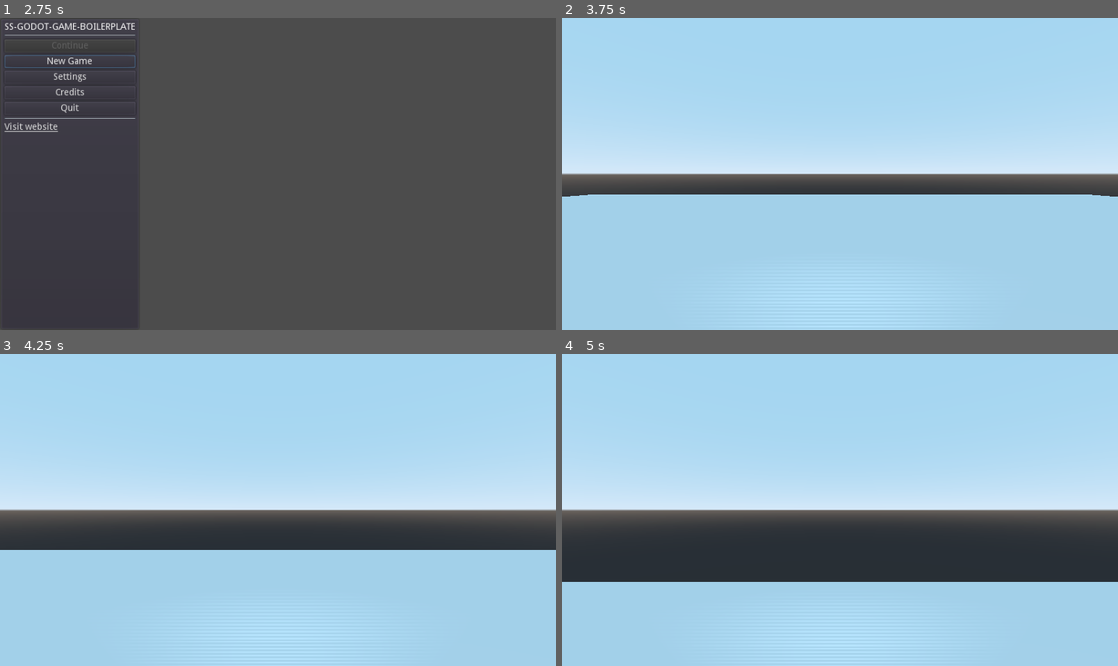
Above: before the commit, frames 1-4 (two rows, left to right).
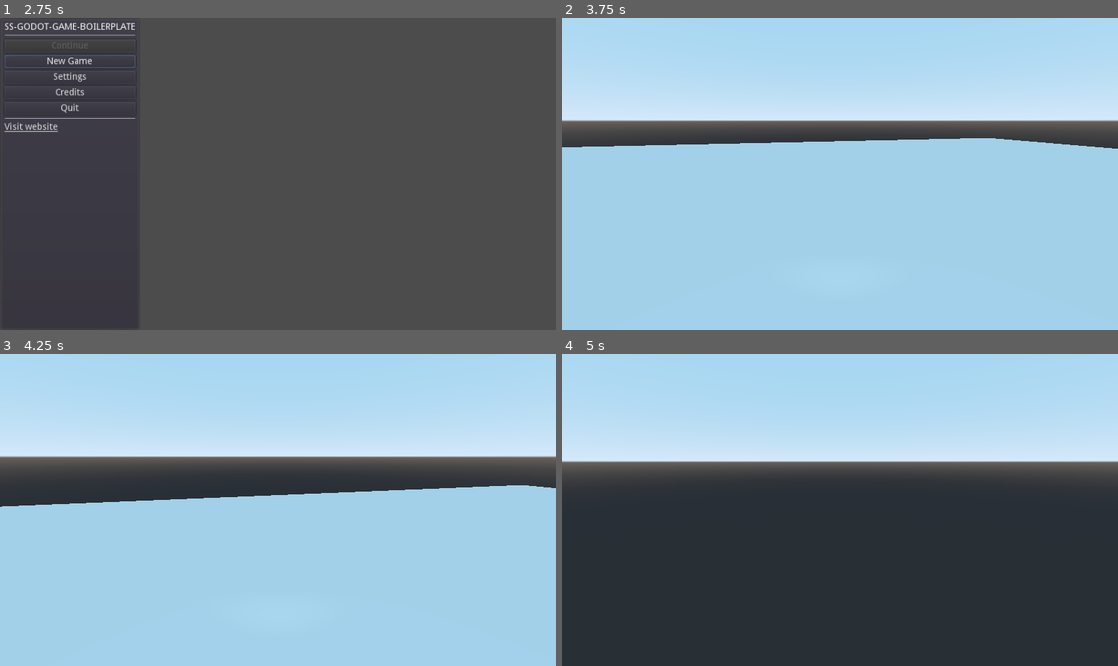
Above: after the commit, the same moments.

Repository: stalematestudio/ss-godot-game-boilerplate
Game: Godot game, scene res://scenes/main.tscn
Same seed, same stepped clock (60 frames per second), same inputs: the game is played once before the commit and once after it.
Inputs (mouse positions are in pixels of both pictures, inside the frame that each line leads up to):
- Up to frame 1 (2.75 s): tap Enter at 0.5, 1.25, 2 s; move the mouse to (400, 158) at 0.52 s; hold D (movement_right) 0.53-1.28 s; click (400, 158) at 0.67 s; move the mouse to (166, 189) at 1.27 s; hold S (movement_backward) 1.28-2.03 s; click (166, 189) at 1.42 s; move the mouse to (333, 105) at 2.02 s; hold D (movement_right) from 2.03 s (still down); click (333, 105) at 2.17 s
- Up to frame 2 (3.75 s): release D (movement_right) at 2.75 s; click "New Game" at 2.75 s; tap Space at 3.5 s; move the mouse to (812, 236) at 3.52 s; hold W (movement_forward) from 3.53 s (still down); click (812, 236) at 3.67 s
- Up to frame 3 (4.25 s): keep holding W (movement_forward)
- Up to frame 4 (5 s): move the mouse to (1006, 556) at 4.27 s; release W (movement_forward) at 4.28 s; hold A (movement_left) from 4.28 s (still down); click (1006, 556) at 4.42 s

Frame 1 is identical in both runs. In frame 2, 29% of the frame differs, in the area x 0-100%, y 26-58%; in frame 3, 36%; in frame 4, 51%, in the area x 0-100%, y 28-100%.

Commit message:
Mouse modes for test scenes

Diff:
--- a/entity/player/Player.tscn
+++ b/entity/player/Player.tscn
@@ -19,10 +19,14 @@
 
 [node name="PlayerLight" type="SpotLight" parent="PlayerHead"]
 transform = Transform( -1, 0, -3.25841e-07, 0, 1, 0, 3.25841e-07, 0, -1, 0, 0, 0 )
+light_bake_mode = 0
 shadow_enabled = true
+spot_range = 3.0
+spot_angle = 30.0
 
 [node name="PlayerRayCast" type="RayCast" parent="PlayerHead"]
 enabled = true
+cast_to = Vector3( 0, 0, 3 )
 collide_with_areas = true
 
 [node name="PlayerStepsAudio3D" type="AudioStreamPlayer3D" parent="."]
--- a/scripts/entity_scripts/Player.gd
+++ b/scripts/entity_scripts/Player.gd
@@ -46,7 +46,7 @@
 
 # Called when the node enters the scene tree for the first time.
 func _ready():
-	pass
+	Input.set_mouse_mode(Input.MOUSE_MODE_CAPTURED)
 
 func _physics_process(delta):
 	process_input(delta)
@@ -81,7 +81,7 @@
 
 	# Walking
 	direction = Vector3()
-	var cam_xfrom = player_head.get_global_transform()
+	var head_x_form = player_head.get_global_transform()
 	var input_movement_vector = Vector2()
 
 	# Movement from kayboard
@@ -113,8 +113,8 @@
 	#
 	input_movement_vector = input_movement_vector.normalized()
 	# Basis vectors are normalized
-	direction += cam_xfrom.basis.z * input_movement_vector.y
-	direction += cam_xfrom.basis.x * input_movement_vector.x
+	direction += head_x_form.basis.z * input_movement_vector.y
+	direction += head_x_form.basis.x * input_movement_vector.x
 
 	# Sprinting
 	if Input.is_action_pressed("movement_sprint"):
@@ -160,9 +160,9 @@
 
 	player_head.rotate_x(deg2rad( joypad_vec.y * JOYPAD_SENSITIVITY ))
 	rotate_y(deg2rad( joypad_vec.x * JOYPAD_SENSITIVITY * -1 ))
-	var camera_rot = player_head.rotation_degrees
-	camera_rot.x = clamp(camera_rot.x, -70, 70)
-	player_head.rotation_degrees = camera_rot
+	var player_head_rotation = player_head.rotation_degrees
+	player_head_rotation.x = clamp(player_head_rotation.x, -70, 70)
+	player_head.rotation_degrees = player_head_rotation
 
 func process_movement(delta):
 	direction.y = 0
@@ -198,9 +198,9 @@
 		if event is InputEventMouseMotion:
 			player_head.rotate_x(deg2rad(event.relative.y * config_manager.config_data.mouse.mouse_sensitivity_x))
 			self.rotate_y(deg2rad(event.relative.x * config_manager.config_data.mouse.mouse_sensitivity_y * -1))
-			var camera_rot = player_head.rotation_degrees
-			camera_rot.x = clamp(camera_rot.x, -70, 70)
-			player_head.rotation_degrees = camera_rot
+			var player_head_rotation = player_head.rotation_degrees
+			player_head_rotation.x = clamp(player_head_rotation.x, -55, 55)
+			player_head.rotation_degrees = player_head_rotation
 		if event is InputEventMouseButton:
 			if event.button_index == BUTTON_WHEEL_UP or event.button_index == BUTTON_WHEEL_DOWN:
 				if event.button_index == BUTTON_WHEEL_UP:
--- a/scripts/scene_scripts/intro_scene.gd
+++ b/scripts/scene_scripts/intro_scene.gd
@@ -7,6 +7,7 @@
 export (Array, Resource) var screens
 
 func _ready():
+	Input.set_mouse_mode(Input.MOUSE_MODE_CAPTURED)
 	event_timer.connect("timeout", self, "_on_event_timer_timeout")
 	next_slide()
 
